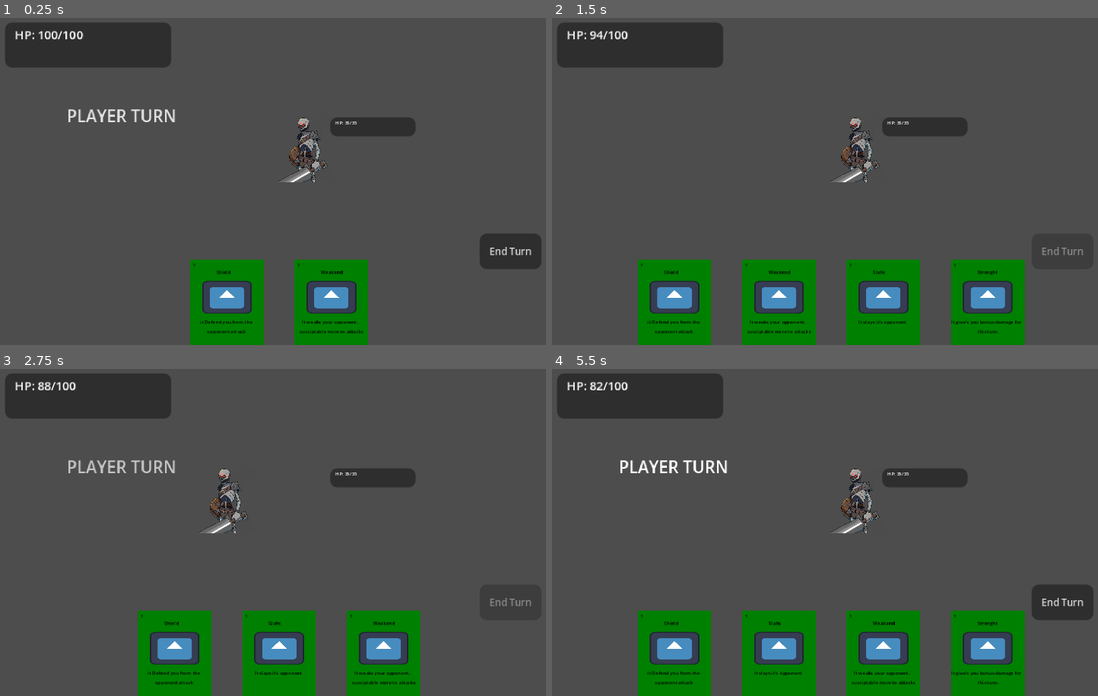
Above: before the commit, frames 1-4 (two rows, left to right).
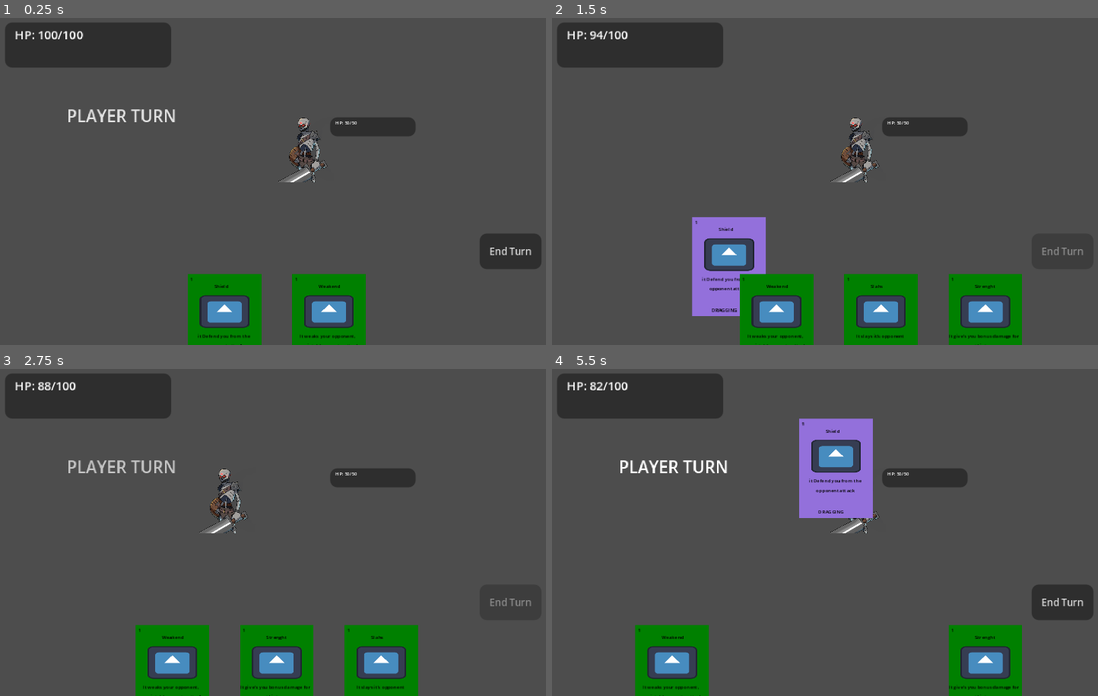
Above: after the commit, the same moments.

Repository: GanisAD/SCOUNDREL-COMPFEST-18-IGI
Game: Godot game, scene res://Scene/combat.tscn
Two runs of this game, one before a commit and one after it. Both use one fixed random seed, a clock stepped at 60 frames per second and the inputs below. The engine's default icon, where the game draws it, is replaced by a stand-in: a white triangle on a blue panel in a dark square.
Inputs (mouse positions are in pixels of both pictures, inside the frame that each line leads up to):
- Up to frame 1 (0.25 s): no input
- Up to frame 2 (1.5 s): click "End Turn" at 0.5 s; drag from (683, 322) to (852, 152) at 1.27 s
- Up to frame 3 (2.75 s): click "End Turn" at 2 s
- Up to frame 4 (5.5 s): drag from (841, 673) to (852, 503) at 2.77 s; click "End Turn" at 3.5 s; move the mouse to (841, 673) at 4.27 s; press the mouse at (841, 673) at 4.28 s; release the mouse at (841, 673) at 5 s; drag from (895, 673) to (846, 467) at 5.02 s

The runs differ from the first frame. In frame 1, 4.1% of the frame differs, in the area x 34-68%, y 31-100%; in frame 2, 12%; in frame 3, 6.1%; in frame 4, 14%, in the area x 15-87%, y 15-100%.

Commit message:
Fix 0 discard bug and properly implement discard pile
When you use all of the card, the game will not continue to next turn and enemy won't attack. this is due to a soft lock that happen in playerHandler at function discard_cards () because tween animation can't process 0 discards. We added a safe check to solve this. Also properly implement discard pile so whenever turn changes, it could draws used card again.

Diff:
--- /dev/null
+++ b/Data/Stats/Enemy/Skeleton(1).tres
@@ -0,0 +1,9 @@
+[gd_resource type="Resource" script_class="EnemyStats" format=3 uid="uid://bo7ypbto4afgd"]
+
+[ext_resource type="Script" uid="uid://dyhlscpnv4y2a" path="res://Script/Stats/EnemyStats.gd" id="1_c1t02"]
+
+[resource]
+script = ExtResource("1_c1t02")
+enemy_name = "Skeleton"
+max_health = 50
+metadata/_custom_type_script = "uid://dyhlscpnv4y2a"
--- a/Scene/combat.tscn
+++ b/Scene/combat.tscn
@@ -8,10 +8,11 @@
 [ext_resource type="Script" uid="uid://y16iugdkfvbt" path="res://Script/Combat/EnemyHandler.gd" id="5_70aft"]
 [ext_resource type="PackedScene" uid="uid://qktecrlgg11n" path="res://Scene/Components/Card/card.tscn" id="6_2rx4k"]
 [ext_resource type="Script" uid="uid://c5bwrfkctlenp" path="res://Script/UI/stats_ui.gd" id="6_70aft"]
+[ext_resource type="Resource" uid="uid://bo7ypbto4afgd" path="res://Data/Stats/Enemy/Skeleton(1).tres" id="6_mmg4p"]
 [ext_resource type="PackedScene" uid="uid://pfhymlbd8c6s" path="res://Scene/Components/Entity/Enemy.tscn" id="7_kgncc"]
 
 [sub_resource type="RectangleShape2D" id="RectangleShape2D_xg0st"]
-size = Vector2(256, 95)
+size = Vector2(256, 85)
 
 [sub_resource type="LabelSettings" id="LabelSettings_145ap"]
 font_size = 7
@@ -32,13 +33,14 @@
 
 [node name="Enemy" parent="EnemyHandler" unique_id=1894014694 instance=ExtResource("7_kgncc")]
 position = Vector2(132, 67)
+stats = ExtResource("6_mmg4p")
 
 [node name="CardDropArea" type="Area2D" parent="." unique_id=1434359423]
 collision_layer = 2
 collision_mask = 0
 
 [node name="CollisionShape2D" type="CollisionShape2D" parent="CardDropArea" unique_id=1679395891]
-position = Vector2(128, 47.5)
+position = Vector2(128, 42.5)
 shape = SubResource("RectangleShape2D_xg0st")
 debug_color = Color(0, 0.64668244, 0.23860168, 0.41960785)
 
@@ -81,10 +83,10 @@
 label_settings = SubResource("LabelSettings_2rx4k")
 
 [node name="Hand" type="HBoxContainer" parent="BattleUI" unique_id=352572441]
-offset_left = 34.0
-offset_top = 108.0
-offset_right = 217.90909
-offset_bottom = 125.0
+offset_left = 33.0
+offset_top = 114.0
+offset_right = 216.90909
+offset_bottom = 131.0
 alignment = 1
 script = ExtResource("1_6nktc")
 card_ui_scene = ExtResource("6_2rx4k")
--- a/Script/Card/Card_State/CardStateMachine.gd
+++ b/Script/Card/Card_State/CardStateMachine.gd
@@ -45,7 +45,6 @@
 func _on_transition_requested(from: CardState.State, to: CardState.State) -> void:
 	# Keamanan: Tolak transisi jika state yang meminta bukan state yang sedang aktif
 	if from != current_state.state:
-		print("TRANSISI DITOLAK! Meminta dari: ", from, " tapi mesin sedang di: ", current_state.state)
 		return
 
 	# Ambil referensi state tujuan dari dictionary
@@ -59,4 +58,3 @@
 
 	new_state.enter()
 	current_state = new_state
-	print("Setelah Transisi : ", current_state)
--- a/Script/Combat/playerHandler.gd
+++ b/Script/Combat/playerHandler.gd
@@ -17,6 +17,7 @@
 	# PENTING: Daftarkan node ini ke group agar sistem efek kartu musuh
 	# bisa mendeteksinya sebagai target yang sah.
 	add_to_group("player")
+	Events.card_played.connect(_on_card_played)
 
 # Fungsi utama untuk memulai simulasi pertempuran
 func start_battle(stats: CharacterStats) -> void:
@@ -87,6 +88,13 @@
 			Events.player_hand_drawn.emit()
 	)
 
+func _on_card_played(card: Card) -> void:
+	# Pastikan data kartu yang dilempar oleh sinyal itu valid
+	if card:
+		# Masukkan data resource kartu tersebut ke tumpukan buangan agar bisa dikocok ulang nanti
+		discard_pile.add_card(card)
+		print("Logika Berhasil: Kartu '" + card.name + "' masuk ke Discard Pile.")
+
 func end_turn() -> void:
 	# Jika Anda memiliki fungsi disable di hand.gd, panggil di sini
 	# agar pemain tidak bisa menarik kartu saat animasi buang kartu berjalan.
@@ -96,6 +104,10 @@
 
 # Logika untuk membuang kartu satu per satu dengan jeda animasi (Juice/Game Feel)
 func discard_cards() -> void:
+	if hand.get_child_count() == 0:
+		Events.player_hand_discarded.emit()
+		return
+
 	var tween := create_tween()
 
 	# Ambil semua kartu visual yang masih tersisa di node Hand
Not shown: 2 places in Scene/Components/Entity/Enemy.tscn that only renumber resources
